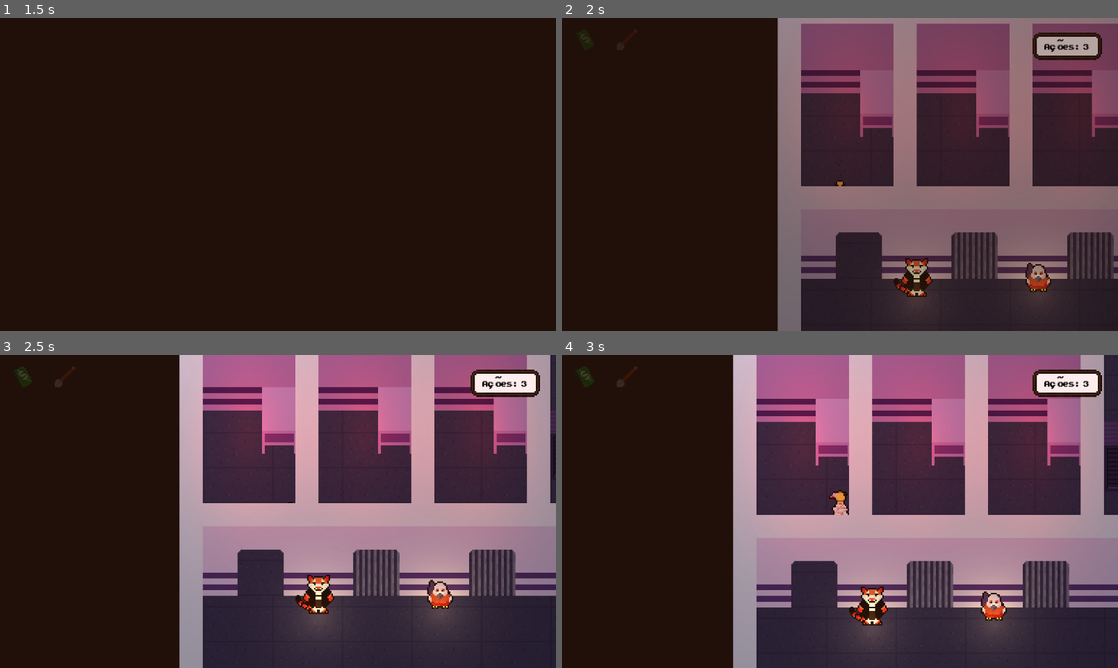
Above: before the commit, frames 1-4 (two rows, left to right).
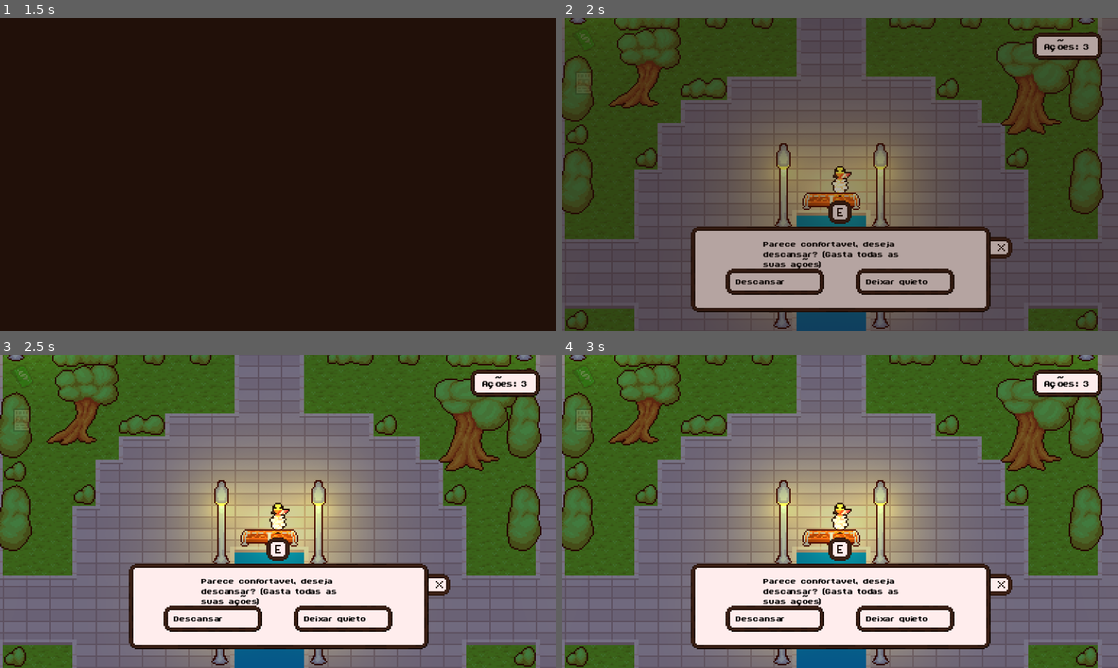
Above: after the commit, the same moments.

Repository: Lulu-caxz/game-jam-ln
Game: Godot game, scene res://scenes/selecao_personagem.tscn
Two runs of this game, one before a commit and one after it. Both use one fixed random seed, a clock stepped at 60 frames per second and the inputs below. Sound files missing from this copy of the repository are replaced by a short silence.
Inputs (mouse positions are in pixels of both pictures, inside the frame that each line leads up to):
- Up to frame 1 (1.5 s): tap Enter (ui_accept) at 0.5, 0.77 s; move the mouse to (400, 158) at 0.52 s; hold Right (ui_right) 0.53-1.28 s; hold E (e) 0.53-1.28 s; click (400, 158) at 0.8 s; move the mouse to (166, 190) at 1.27 s; hold Down (ui_down) from 1.28 s (still down); click (166, 190) at 1.35 s
- Up to frame 2 (2 s): keep holding Down (ui_down); tap Enter (ui_accept) at 1.52 s; tap E (e) at 1.55 s
- Up to frame 3 (2.5 s): move the mouse to (333, 442) at 2.02 s; release Down (ui_down) at 2.03 s; hold Right (ui_right) from 2.03 s (still down); hold E (e) from 2.03 s (still down); click (333, 442) at 2.3 s
- Up to frame 4 (3 s): move the mouse to (812, 574) at 2.77 s; release Right (ui_right) at 2.78 s; release E (e) at 2.78 s; hold Up (ui_up) from 2.78 s (still down); click (812, 574) at 2.85 s

Frame 1 is identical in both runs. In frame 2, 95% of the frame differs, in the area x 0-100%, y 0-100%; in frame 3, 97%; in frame 4, 98%.

Commit message:
zebrava, logo, descanso e fixes

Diff:
--- a/dialogos/dialogos.gd
+++ b/dialogos/dialogos.gd
@@ -618,6 +618,85 @@
 		{
 			"quem": ["Player", "Psico Pato"],
 			"texto": "Quack quack...",
+			"fim": true
+		}
+	],
+
+	"gado-zebra": [
+		{
+			"quem": ["Player", "Advo Gado"],
+			"texto": "O que temos hoje chefe?"
+		},
+		{
+			"quem": ["Player", "Advo Gado"],
+			"texto": "Temos dois casos para você analisar."
+		},
+		{
+			"quem": ["Npc", "Ze Brava"],
+			"texto": "O Capi Talista e seus escandalos de roubo"
+		},
+		{
+			"quem": ["Npc", "Ze Brava"],
+			"texto": "E o Psico Pato com suas loucuras."
+		},
+		{
+			"tipo": "escolha",
+			"texto": "Prender quem (Custa uma ação)",
+			"opcoes": [
+				{
+					"texto": "Capi Talista",
+					"proxima_fala": 5,
+					"texto_se_preso": "O Capi Talista já está preso. Não posso prendê-lo novamente."
+				},
+				{
+					"texto": "Psico Pato",
+					"proxima_fala": 6,
+					"texto_se_preso": "O Psico Pato já está preso. Não posso prendê-lo novamente."
+				}
+			]
+		},
+		{
+			"quem": ["Npc", "Ze Brava"],
+			"texto": "Certo então",
+			"prender": "Capivara",
+			"fim": true
+		},
+		{
+			"quem": ["Npc", "Ze Brava"],
+			"texto": "Certo então",
+			"prender": "Pato",
+			"fim": true
+		}
+	],
+
+	"zebra": [
+		{
+			"quem": ["Npc", "Ze Brava"],
+			"texto": "Não tenho nada o que conversar com você."
+		}
+	],
+	"descanso": [
+		{
+			"tipo": "escolha",
+			"texto": "Parece confortavel, deseja descansar? (Gasta todas as suas ações)",
+			"opcoes": [
+				{
+					"texto": "Descansar",
+					"proxima_fala": 1
+				},
+				{
+					"texto": "Deixar quieto",
+					"proxima_fala": 2
+				}
+			]
+		},
+		{
+			"texto": "Você descansou",
+			"descansar": true,
+			"fim": true
+		},
+		{
+			"texto": "Você decidiu continuar sua vida.",
 			"fim": true
 		}
 	],
--- a/project.godot
+++ b/project.godot
@@ -14,7 +14,7 @@
 run/main_scene="uid://b0we5uyiu5peq"
 config/features=PackedStringArray("4.7", "Forward Plus")
 run/max_fps=60
-config/icon="res://sprites/icon.svg"
+config/icon="uid://g84qtduqeag6"
 
 [autoload]
 
--- a/scenes/cidade.tscn
+++ b/scenes/cidade.tscn
@@ -12,6 +12,7 @@
 [ext_resource type="Texture2D" uid="uid://bunkk7kjhc8jf" path="res://sprites/construcoes/banco.png" id="8_7t1fb"]
 [ext_resource type="PackedScene" uid="uid://dxc3ru0i7rc4w" path="res://scenes/npcs/pato_npc.tscn" id="8_a6xj1"]
 [ext_resource type="Texture2D" uid="uid://4egmfhsrtkpn" path="res://sprites/tileset/matos.png" id="9_j7v2a"]
+[ext_resource type="PackedScene" uid="uid://c48s251soosql" path="res://scenes/npcs/descansar.tscn" id="9_kdv03"]
 [ext_resource type="Texture2D" uid="uid://c46mha5xi0byt" path="res://sprites/CaixaDialogoSheet.png" id="11_hd66b"]
 [ext_resource type="FontFile" uid="uid://7ru3xykfnibp" path="res://fonts/ByteBounce-PT-BR.ttf" id="12_e6m3j"]
 [ext_resource type="Texture2D" uid="uid://c7qu1ykh2t3ml" path="res://sprites/Procurado.png" id="13_a6xj1"]
@@ -229,13 +230,27 @@
 
 [node name="PatoNPC" parent="YSort" unique_id=816674935 instance=ExtResource("8_a6xj1")]
 position = Vector2(-192, -216)
-direcao = "direita"
 
 [node name="PointLight2D" type="PointLight2D" parent="YSort/PatoNPC" unique_id=1573826061]
 position = Vector2(0, 14)
 color = Color(1, 1, 0.41568628, 1)
 texture = ExtResource("5_3pc5y")
 texture_scale = 0.3
+
+[node name="Descansar" parent="YSort" unique_id=886850602 instance=ExtResource("9_kdv03")]
+position = Vector2(-104, -152)
+direcao = "cima"
+
+[node name="Descansar2" parent="YSort" unique_id=1884302267 instance=ExtResource("9_kdv03")]
+position = Vector2(-152, -116)
+
+[node name="Descansar3" parent="YSort" unique_id=673917778 instance=ExtResource("9_kdv03")]
+position = Vector2(-56, -116)
+direcao = "direita"
+
+[node name="Descansar4" parent="YSort" unique_id=1353158926 instance=ExtResource("9_kdv03")]
+position = Vector2(-104, -60)
+direcao = "baixo"
 
 [node name="Postes" type="Node2D" parent="YSort" unique_id=250653623]
 y_sort_enabled = true
--- a/scenes/locais/policia_interior.tscn
+++ b/scenes/locais/policia_interior.tscn
@@ -13,6 +13,7 @@
 [ext_resource type="PackedScene" uid="uid://dioqh3ruv3s0k" path="res://scenes/npcs/tigrinho_prisao.tscn" id="10_kltf1"]
 [ext_resource type="PackedScene" uid="uid://cg2xqlu850644" path="res://scenes/npcs/pombo_correio.tscn" id="11_inxe8"]
 [ext_resource type="PackedScene" uid="uid://dmy8n8vph7go6" path="res://scenes/npcs/gado_npc.tscn" id="11_w6cyg"]
+[ext_resource type="PackedScene" uid="uid://c48s251soosql" path="res://scenes/npcs/descansar.tscn" id="13_1nflg"]
 [ext_resource type="Texture2D" uid="uid://bxsvngd6208f8" path="res://sprites/pa.png" id="13_inxe8"]
 [ext_resource type="Texture2D" uid="uid://c46mha5xi0byt" path="res://sprites/CaixaDialogoSheet.png" id="15_fti8x"]
 [ext_resource type="FontFile" uid="uid://7ru3xykfnibp" path="res://fonts/ByteBounce-PT-BR.ttf" id="16_k5d64"]
@@ -977,6 +978,9 @@
 texture = ExtResource("10_862n7")
 texture_scale = 0.3
 
+[node name="Descansar" parent="YSort" unique_id=299077360 instance=ExtResource("13_1nflg")]
+position = Vector2(128, 328)
+
 [node name="Teto" type="TileMapLayer" parent="YSort" unique_id=2004669845]
 z_index = 20
 tile_map_data = PackedByteArray("AAAFABgAAQAAAAAAAAAGABgAAQAAAAAAAAAHABgAAQAAAAAAAAAIABgAAQAAAAAAAAAJABgAAAAAAAAAAAAKAB …(3712 unchanged characters)…
--- /dev/null
+++ b/scenes/npcs/descansar.tscn
@@ -0,0 +1,22 @@
+[gd_scene format=3 uid="uid://c48s251soosql"]
+
+[ext_resource type="Script" uid="uid://c3l5up06otd0" path="res://scripts/descansar.gd" id="1_hgxr3"]
+[ext_resource type="Texture2D" uid="uid://v18d6quskygn" path="res://sprites/BotaoE.png" id="2_3y8n8"]
+
+[sub_resource type="RectangleShape2D" id="RectangleShape2D_7gv42"]
+size = Vector2(20, 25.5)
+
+[node name="Descansar" type="RigidBody2D" unique_id=816674935]
+gravity_scale = 0.0
+script = ExtResource("1_hgxr3")
+
+[node name="Area2D" type="Area2D" parent="." unique_id=1324278492]
+
+[node name="CollisionShape2D" type="CollisionShape2D" parent="Area2D" unique_id=1266161956]
+position = Vector2(-19, 10)
+shape = SubResource("RectangleShape2D_7gv42")
+
+[node name="Botao" type="Sprite2D" parent="." unique_id=871259215]
+z_index = 4
+position = Vector2(0, -19)
+texture = ExtResource("2_3y8n8")
--- a/scenes/npcs/pato_npc.tscn
+++ b/scenes/npcs/pato_npc.tscn
@@ -1,18 +1,18 @@
 [gd_scene format=3 uid="uid://dxc3ru0i7rc4w"]
 
 [ext_resource type="Script" uid="uid://bd32h2mq7j05d" path="res://scripts/pato_npc.gd" id="1_oe4uc"]
-[ext_resource type="Texture2D" uid="uid://dfdf5mgmw6m26" path="res://sprites/sheet/PsicoPatoSheet.png" id="2_0te5m"]
+[ext_resource type="Texture2D" uid="uid://dfdf5mgmw6m26" path="res://sprites/Sheet/PsicoPatoSheet.png" id="2_0te5m"]
 [ext_resource type="Texture2D" uid="uid://v18d6quskygn" path="res://sprites/BotaoE.png" id="3_w85pi"]
+
+[sub_resource type="AtlasTexture" id="AtlasTexture_oe4uc"]
+atlas = ExtResource("2_0te5m")
+region = Rect2(96, 32, 32, 32)
 
 [sub_resource type="AtlasTexture" id="AtlasTexture_0te5m"]
 atlas = ExtResource("2_0te5m")
-region = Rect2(96, 32, 32, 32)
+region = Rect2(64, 32, 32, 32)
 
 [sub_resource type="AtlasTexture" id="AtlasTexture_w85pi"]
-atlas = ExtResource("2_0te5m")
-region = Rect2(64, 32, 32, 32)
-
-[sub_resource type="AtlasTexture" id="AtlasTexture_g4h1f"]
 atlas = ExtResource("2_0te5m")
 region = Rect2(0, 32, 32, 32)
 
@@ -65,13 +65,13 @@
 gravity_scale = 0.0
 script = ExtResource("1_oe4uc")
 
-[node name="AnimatedSprite2D" type="AnimatedSprite2D" parent="." unique_id=1652983185]
-sprite_frames = SubResource("SpriteFrames_tuyoq")
+[node name="AnimatedSprite2D" type="AnimatedSprite2D" parent="." unique_id=1507044276]
+sprite_frames = SubResource("SpriteFrames_g4h1f")
 animation = &"esquerda"
 
-[node name="CollisionShape2D" type="CollisionShape2D" parent="." unique_id=801904357]
+[node name="CollisionShape2D" type="CollisionShape2D" parent="." unique_id=10034231]
 position = Vector2(-0.5, 10.25)
-shape = SubResource("RectangleShape2D_shdkb")
+shape = SubResource("RectangleShape2D_jrbrx")
 
 [node name="Area2D" type="Area2D" parent="." unique_id=1324278492]
 
--- a/scripts/buraco.gd
+++ b/scripts/buraco.gd
@@ -52,13 +52,13 @@
 
 	match jogador:
 		"Capivara":
-			Global.capivaraVezesPreso += 1
+			Global.presos.erase(jogador)
 			Global.capivaraForagida = true
 		"Pato":
-			Global.patoVezesPreso += 1
+			Global.presos.erase(jogador)
 			Global.patoForagido = true
 		"Gado":
-			Global.gadoVezesPreso += 1
+			Global.presos.erase(jogador)
 			Global.gadoForagido = true
 
 	Transicao.mudar_cena("res://scenes/cidade.tscn")
--- a/scripts/caixa_dialogo.gd
+++ b/scripts/caixa_dialogo.gd
@@ -355,11 +355,31 @@
 
 	escolhas_visiveis = false
 	escolha_selecionada = 0
-
 	escolha1.hide()
 	escolha2.hide()
 
 	resultado_escolha = indice + 1
+
+	# Verifica se é uma escolha de prisão.
+	if idDialogo == "gado-zebra":
+		var alvo = ""
+
+		match resultado_escolha:
+			1:
+				alvo = "Capivara"
+			2:
+				alvo = "Pato"
+
+		if Global.presos.has(alvo):
+			dialogo[i_fala] = {
+				"quem": ["Npc", "Ze Brava"],
+				"texto": opcao.get("texto_se_preso", "Essa pessoa já está presa."),
+				"fim": true
+			}
+
+			mostrar_texto()
+			return
+
 	escolha_realizada.emit(resultado_escolha)
 
 	i_fala = int(opcao["proxima_fala"])
--- /dev/null
+++ b/scripts/descansar.gd
@@ -0,0 +1,35 @@
+extends NPCBase
+
+@onready var colis: CollisionShape2D = $Area2D/CollisionShape2D
+@export_enum("cima", "baixo", "direita", "esquerda") var direcao: String = "esquerda"
+
+# Called when the node enters the scene tree for the first time.
+func _ready() -> void:
+	super._ready()
+	id_dialogo = ["descanso"]
+
+	match direcao:
+		"cima":
+			colis.position.y -= 20
+			colis.position.x += 20
+		"baixo":
+			colis.position.y += 20
+			colis.position.x += 20
+		"esquerda":
+			pass
+		"direita":
+			colis.position.x += 40
+
+
+func _ao_realizar_escolha(resultado: int) -> void:
+
+	var resposta: bool
+
+	match resultado:
+		1:
+			resposta = true
+		2:
+			resposta = false
+
+	if resposta:
+		Global.descansar(Global.sequencia_players[Global.atual])
--- a/scripts/fugir_prisao.gd
+++ b/scripts/fugir_prisao.gd
@@ -42,14 +42,14 @@
 
 	match jogador:
 		"Capivara":
-			Global.capivaraVezesPreso += 1
+			Global.presos.erase(jogador)
 			Global.capivaraForagido = true
 		"Pato":
-			Global.patoVezesPreso += 1
+			Global.presos.erase(jogador)
 			Global.patoForagido = true
 
 		"Gado":
-			Global.gadoVezesPreso += 1
+			Global.presos.erase(jogador)
 			Global.gadoForagido = true
 
 
--- a/scripts/global.gd
+++ b/scripts/global.gd
@@ -51,7 +51,7 @@
 
 
 #VARIAVEIS DA HISTORIA
-var presos = ["Pato"]
+var presos = []
 var mortos = []
 var fugiu = []
 
@@ -161,3 +161,12 @@
 func matar_personagem(personagem: String) -> void:
 	if not mortos.has(personagem):
 		mortos.append(personagem)
+
+func descansar(jogador):
+	match jogador:
+		"Capivara":
+			Global.capivaraAcoes = 0
+		"Pato":
+			Global.patoAcoes = 0
+		"Gado":
+			Global.gadoAcoes = 0
--- a/scripts/zebrava_npc.gd
+++ b/scripts/zebrava_npc.gd
@@ -1,7 +1,37 @@
 extends NPCBase
 
-
-# Called when the node enters the scene tree for the first time.
 func _ready() -> void:
 	super._ready()
-	id_dialogo = ["teste"]
+
+	var jogador = Global.sequencia_players[Global.atual]
+
+	if jogador == "Gado":
+		id_dialogo = ["gado-zebra"]
+	else:
+		id_dialogo = ["zebra"]
+
+
+func _ao_realizar_escolha(resultado: int) -> void:
+	if Global.sequencia_players[Global.atual] != "Gado":
+		return
+
+	if id_dialogo_atual != "gado-zebra":
+		return
+
+	if Global.gadoAcoes <= 0:
+		return
+
+
+	Global.gastar_acao("Gado")
+
+	var alvo = ""
+
+	match resultado:
+		1:
+			alvo = "Capivara"
+		2:
+			alvo = "Pato"
+
+	if alvo != "":
+		if not Global.presos.has(alvo):
+			Global.presos.append(alvo)
Not shown: 4 places in scenes/npcs/pato_npc.tscn that only renumber resources
Not shown, added: scripts/descansar.gd.uid
Binary file added: sprites/Logo2.webp
Not shown, added: sprites/Logo2.webp.import
